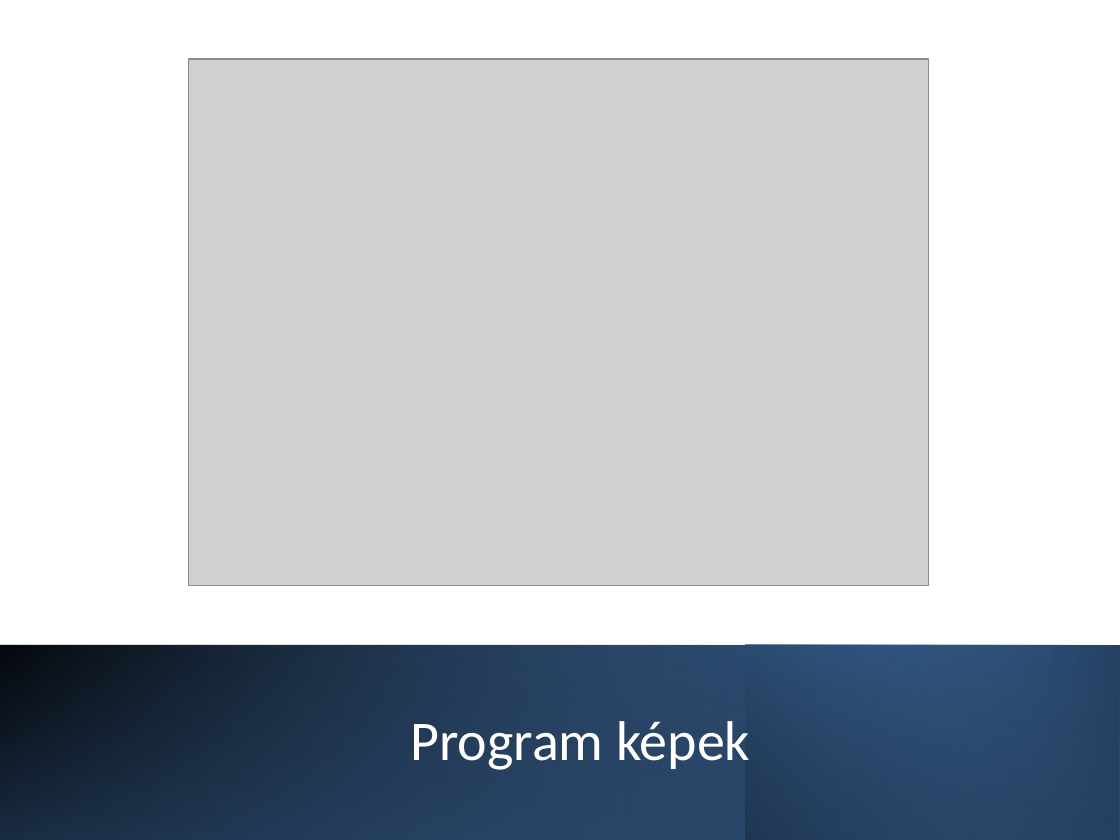
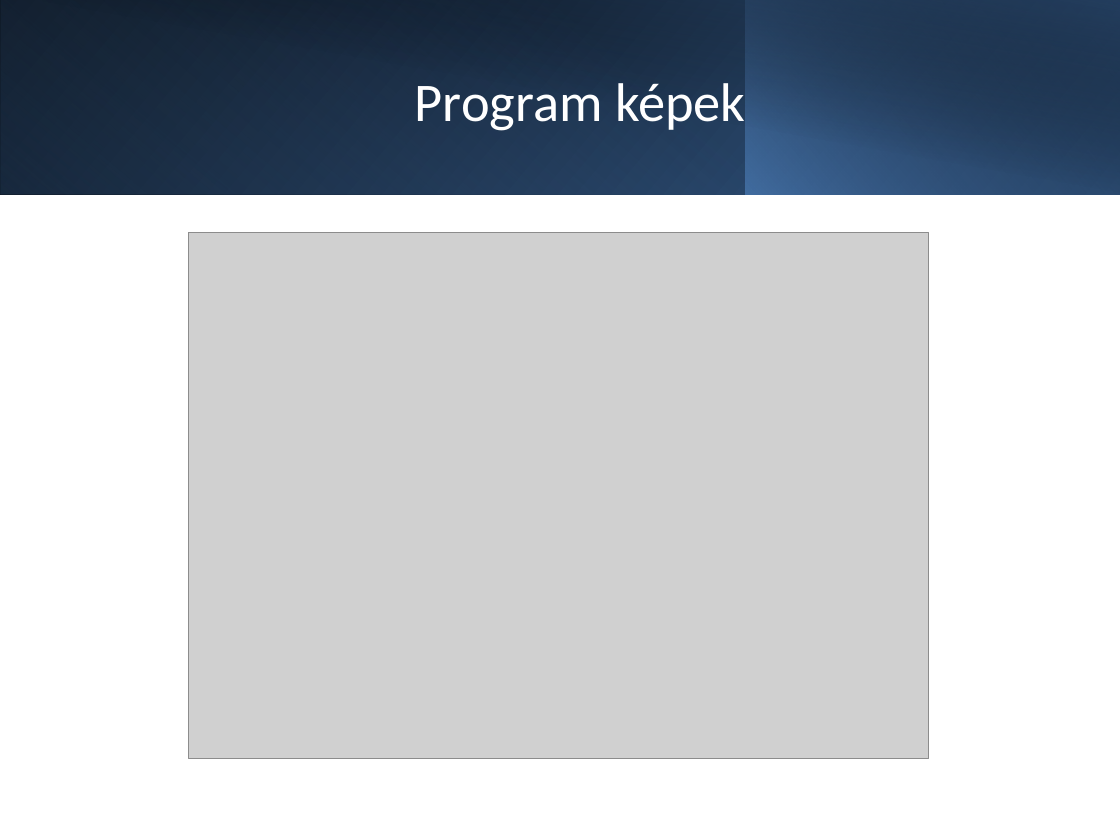
Before and after one commit to Verfurdo/Varazsnegyzet, a slide deck: slide 20 of documents/Projekt_Bemutato-1-4.pptx. Drawn at 1120x840 pixels with LibreOffice and Linux fonts; fonts in the diff are those of the drawing; grey boxes stand for pictures. Boxes give left, top, right and bottom in pixels: in the first picture for what was removed or moved away, otherwise in the second. Text is boxed around its words. In the diff, an @@ line names an element or a change of style, - is before the commit and + after.

```diff
--- a/documents/Projekt_Bemutato-1-4.pptx
+++ b/documents/Projekt_Bemutato-1-4.pptx
@@ rectangle added at [0,0,1120,195], fill gradient #000000 to #376092 @@
@@ rectangle added at [0,0,746,195], fill gradient #4F81BD to #254061 @@
@@ rectangle added at [43,0,1120,196], fill gradient #000000 to #254061 @@
@@ rectangle added at [746,0,1120,195], fill gradient #4F81BD to #000000 @@
@@ title "Program képek": place and size @@
-title "Program képek" at [410,721,750,770]
+title "Program képek" at [415,83,746,133]
@@ title "Program képek" at [415,83,746,133]: size 36 to 35 pt @@
@@ picture: place and size @@
-picture at [189,59,930,586]
+picture at [189,232,930,758]
@@ rectangle removed at [0,645,1120,840] @@
@@ rectangle removed at [0,645,1119,840] @@
@@ rectangle removed at [0,645,1119,840] @@
@@ rectangle removed at [746,645,1120,840] @@
```
Also in this commit, not shown: 1 other slide changed, 1 slide added, 1 slide removed.
